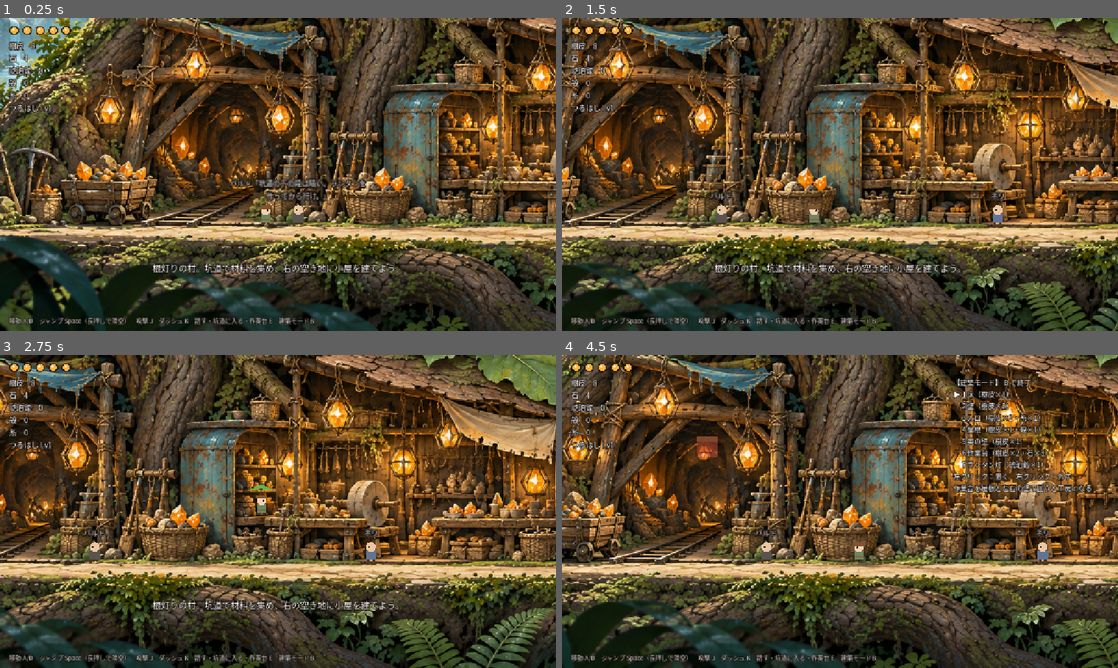
Above: before the commit, frames 1-4 (two rows, left to right).
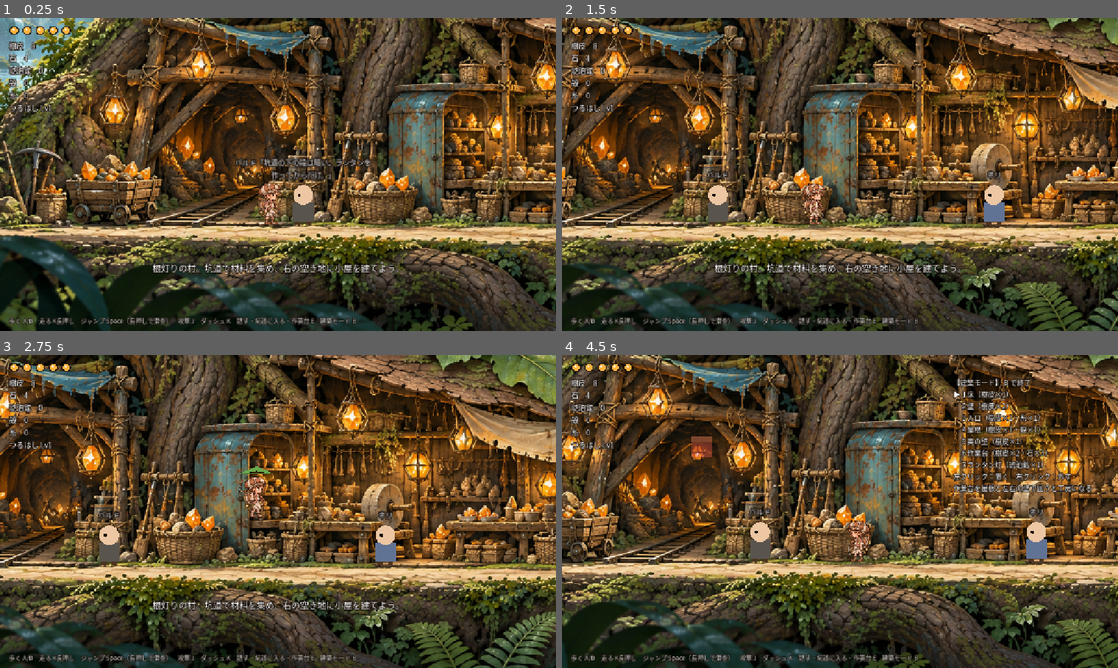
Above: after the commit, the same moments.

Repository: Michi0808/kobito_2D
Game: Godot game, scene res://scenes/village.tscn
The game is run twice, just before and just after one commit, with the same random seed, the same clock (stepped at 60 frames per second) and the same inputs.
Inputs (mouse positions are in pixels of both pictures, inside the frame that each line leads up to):
- Up to frame 1 (0.25 s): no input
- Up to frame 2 (1.5 s): tap Enter at 0.5 s; move the mouse to (962, 158) at 0.52 s; hold D (move_right) 0.53-1.25 s; hold K (dash) 0.53-1.25 s; tap J (attack) at 0.6 s; click (962, 158) at 0.67 s; tap Space (jump) at 0.77, 1.07 s; drag from (728, 190) to (812, 237) at 1.27 s
- Up to frame 3 (2.75 s): move the mouse to (333, 442) at 2.02 s; hold D (move_right) from 2.03 s (still down); hold Space (jump) from 2.03 s (still down); tap J (attack) at 2.3 s
- Up to frame 4 (4.5 s): release D (move_right) at 2.75 s; release Space (jump) at 2.75 s; drag from (812, 574) to (673, 464) at 2.77 s; move the mouse to (1006, 558) at 3.52 s; hold A (move_left) 3.53-4.25 s; hold B (build_mode) 3.53-4.25 s; tap Space (jump) at 3.77, 3.8, 4.07 s; drag from (673, 464) to (756, 433) at 4.27 s

The runs differ from the first frame. In frame 1, 52% of the frame differs, in the area x 0-100%, y 0-100%; in frame 2, 48%; in frame 3, 66%; in frame 4, 55%.

Commit message:
主人公の切り絵アニメ（歩行・走行・ジャンプ・横振り・縦振り）とBGMの差し込み口
Co-Authored-By: Claude Opus 5.5 (1M context) <noreply@anthropic.com>
Claude-Session: https://claude.ai/code/session_01VxtsWK7xuDyo9qaztgoSz4

Diff:
--- /dev/null
+++ b/art/player/rig.json
@@ -0,0 +1,79 @@
+{
+ "scale": 0.12,
+ "parts": {
+  "body": {
+   "pivot": [
+    42.24,
+    132.6
+   ],
+   "origin": [
+    0.0,
+    0.0
+   ],
+   "size": [
+    74,
+    109
+   ]
+  },
+  "arm": {
+   "pivot": [
+    8.28,
+    3.36
+   ],
+   "origin": [
+    -14.16,
+    -61.08
+   ],
+   "size": [
+    15,
+    26
+   ]
+  },
+  "leg_back": {
+   "pivot": [
+    11.16,
+    4.68
+   ],
+   "origin": [
+    -10.2,
+    -23.64
+   ],
+   "size": [
+    20,
+    28
+   ]
+  },
+  "leg_front": {
+   "pivot": [
+    10.56,
+    4.68
+   ],
+   "origin": [
+    9.36,
+    -23.64
+   ],
+   "size": [
+    24,
+    28
+   ]
+  },
+  "pickaxe": {
+   "pivot": [
+    22.8,
+    42.24
+   ],
+   "origin": [
+    0,
+    0
+   ],
+   "size": [
+    46,
+    47
+   ]
+  }
+ },
+ "grip": [
+  -2.64,
+  18.0
+ ]
+}
--- a/scripts/creature.gd
+++ b/scripts/creature.gd
@@ -85,7 +85,7 @@
 	if p == null or not is_instance_valid(p) or contact_damage <= 0:
 		return
 	var d := p.global_position - global_position
-	if absf(d.x) < size.x / 2.0 + 8.0 and absf(d.y) < size.y / 2.0 + 12.0:
+	if absf(d.x) < size.x / 2.0 + 8.0 and absf(d.y) < size.y / 2.0 + Player.BODY.y / 2.0 - 2.0:
 		p.take_damage(contact_damage, global_position)
 
 
--- a/scripts/game.gd
+++ b/scripts/game.gd
@@ -45,17 +45,21 @@
 ## 場面が切り替わった直後に表示するメッセージ
 var queued_message := ""
 var saving_enabled := true
+var bgm: AudioStreamPlayer
 
 
 func _ready() -> void:
 	_setup_input()
 	_setup_theme()
+	_setup_bgm()
 	load_game()
 	var args := OS.get_cmdline_user_args()
 	if "--smoke" in args:
 		add_child(load("res://tests/smoke.gd").new())
 	elif "--shots" in args:
 		add_child(load("res://tests/shots.gd").new())
+	elif "--poses" in args:
+		add_child(load("res://tests/poses.gd").new())
 
 
 # ---- 持ち物 ----
@@ -254,6 +258,20 @@
 		InputMap.action_add_event(action, m)
 
 
+## audio/main_bgm.ogg（または .mp3 / .wav）を置くと、村でも坑道でもずっと流れる
+func _setup_bgm() -> void:
+	bgm = AudioStreamPlayer.new()
+	bgm.volume_db = -6.0
+	add_child(bgm)
+	for ext in ["ogg", "mp3", "wav"]:
+		var path: String = "res://audio/main_bgm." + ext
+		if ResourceLoader.exists(path):
+			bgm.stream = load(path)
+			bgm.finished.connect(bgm.play)
+			bgm.play()
+			return
+
+
 func _setup_theme() -> void:
 	ui_theme = Theme.new()
 	var font := SystemFont.new()
--- a/scripts/mine.gd
+++ b/scripts/mine.gd
@@ -47,7 +47,7 @@
 	var start_cell := generate()
 
 	player = Player.new()
-	player.position = Vector2(start_cell) * T + Vector2(T / 2.0, T - 14.0)
+	player.position = Vector2(start_cell) * T + Vector2(T / 2.0, T - Player.BODY.y / 2.0)
 	add_child(player)
 	player.set_camera_limits(Rect2(0, -T * 4, map_w * T, (map_h + 4) * T))
 
@@ -58,7 +58,7 @@
 
 	hud = HUD.new()
 	add_child(hud)
-	hud.set_hint("移動 A/D・←→　ジャンプ Space（落ちながら長押しで滑空）　攻撃・掘る J（W/Sで上下）　ダッシュ K　村へ帰る E長押し")
+	hud.set_hint("歩く A/D　走る K長押し　ジャンプ Space（落ちながら長押しで滑空）　攻撃・掘る J（W/Sで上下）　ダッシュ K　村へ帰る E長押し")
 	if not Game.has_lantern:
 		Game.post("坑道に入った。下＋攻撃で足元を掘れる。奥は暗いので、ランタンがあると心強い。")
 	else:
--- a/scripts/npc.gd
+++ b/scripts/npc.gd
@@ -20,7 +20,7 @@
 	label = Label.new()
 	label.theme = Game.ui_theme
 	label.add_theme_font_size_override("font_size", 11)
-	label.position = Vector2(-110, -64)
+	label.position = Vector2(-110, -96)
 	label.size = Vector2(220, 40)
 	label.horizontal_alignment = HORIZONTAL_ALIGNMENT_CENTER
 	label.vertical_alignment = VERTICAL_ALIGNMENT_BOTTOM
@@ -38,6 +38,8 @@
 
 
 func _draw() -> void:
+	# 仮の図形を主人公の大きさに合わせて2倍で描く
+	draw_set_transform(Vector2(0, -13), 0.0, Vector2(2, 2))
 	draw_rect(Rect2(-6, 9, 4, 4), Color(0.3, 0.2, 0.12))
 	draw_rect(Rect2(2, 9, 4, 4), Color(0.3, 0.2, 0.12))
 	draw_rect(Rect2(-8, -4, 16, 14), coat)
--- a/scripts/player.gd
+++ b/scripts/player.gd
@@ -1,9 +1,10 @@
 class_name Player
 extends CharacterBody2D
-## 主人公（リネ族の小人）。走る・跳ぶ・滑空・ダッシュ・攻撃（＝つるはしで掘る）。
-## 絵は仮の図形。あとでパーツ分けした手描き絵＋Skeleton2D に差し替える。
-
-const RUN_SPEED := 175.0
+## 主人公（リネ族の小人）。歩く・走る・跳ぶ・滑空・ダッシュ・攻撃（＝つるはしで掘る）。
+## 見た目は PlayerVisual（キャラ絵をパーツ分けした切り絵アニメ）。
+
+const WALK_SPEED := 115.0
+const RUN_SPEED := 190.0
 const ACCEL := 1500.0
 const FRICTION := 1800.0
 const GRAVITY := 1150.0
@@ -16,7 +17,7 @@
 const COYOTE_TIME := 0.1
 const JUMP_BUFFER := 0.12
 const ATTACK_COOLDOWN := 0.26
-const BODY := Vector2(18, 26)
+const BODY := Vector2(22, 54)
 
 var hp := 5
 var facing := 1
@@ -34,6 +35,7 @@
 var controls_locked := false
 var camera: Camera2D
 var light: PointLight2D
+var visual: PlayerVisual
 
 
 func _ready() -> void:
@@ -47,6 +49,10 @@
 	sh.size = BODY
 	cs.shape = sh
 	add_child(cs)
+
+	visual = PlayerVisual.new()
+	visual.position = Vector2(0, BODY.y / 2.0)
+	add_child(visual)
 
 	# ホロウナイト風：少し遅れて追いかけ、向いている方を多めに見せるカメラ
 	camera = Camera2D.new()
@@ -127,7 +133,9 @@
 		if input_x != 0.0:
 			facing = 1 if input_x > 0.0 else -1
 		var rate := ACCEL if input_x != 0.0 else FRICTION
-		velocity.x = move_toward(velocity.x, input_x * RUN_SPEED, rate * delta)
+		# ダッシュボタンを押し続けると走る
+		var speed := RUN_SPEED if Input.is_action_pressed("dash") and not controls_locked else WALK_SPEED
+		velocity.x = move_toward(velocity.x, input_x * speed, rate * delta)
 
 		if jump_buf > 0.0 and coyote > 0.0:
 			velocity.y = JUMP_VELOCITY
@@ -158,8 +166,30 @@
 			Game.level.on_interact()
 
 	move_and_slide()
-	camera.offset.x = lerpf(camera.offset.x, facing * 48.0, 2.0 * delta)
+	# 向いている方を多めに見せる（offset だと画面端の制限を越えるので位置をずらす）
+	camera.position.x = lerpf(camera.position.x, facing * 48.0, 2.0 * delta)
+	_update_visual()
 	queue_redraw()
+
+
+func _update_visual() -> void:
+	visual.set_facing(facing)
+	var m := PlayerVisual.Move.IDLE
+	if gliding:
+		m = PlayerVisual.Move.GLIDE
+	elif not is_on_floor():
+		m = PlayerVisual.Move.RISE if velocity.y < 0.0 else PlayerVisual.Move.FALL
+	elif dash_t > 0.0 or absf(velocity.x) > (WALK_SPEED + RUN_SPEED) / 2.0:
+		m = PlayerVisual.Move.RUN
+	elif absf(velocity.x) > 15.0:
+		m = PlayerVisual.Move.WALK
+	visual.move = m
+	var a := 1.0
+	if invuln > 0.0 and int(invuln * 20.0) % 2 == 0:
+		a = 0.35
+	if hp <= 0:
+		a = 0.5
+	visual.modulate.a = a
 
 
 func _attack() -> void:
@@ -171,14 +201,16 @@
 		attack_dir = Vector2.DOWN
 	else:
 		attack_dir = Vector2(facing, 0)
+	visual.start_swing("side" if attack_dir.y == 0.0 else ("down" if attack_dir.y > 0.0 else "up"))
 	var power: int = Game.pick_level
 
 	# 生き物に当たったか
 	var shape := RectangleShape2D.new()
-	shape.size = Vector2(34, 26) if attack_dir.y == 0.0 else Vector2(26, 34)
+	shape.size = Vector2(36, 52) if attack_dir.y == 0.0 else Vector2(32, 36)
+	var reach := 26.0 if attack_dir.y == 0.0 else BODY.y / 2.0 + 12.0
 	var q := PhysicsShapeQueryParameters2D.new()
 	q.shape = shape
-	q.transform = Transform2D(0.0, global_position + attack_dir * 24.0)
+	q.transform = Transform2D(0.0, global_position + attack_dir * reach)
 	q.collision_mask = 4
 	var hit_creature := false
 	for h in get_world_2d().direct_space_state.intersect_shape(q, 8):
@@ -197,8 +229,14 @@
 
 	# 何もいなければ、その方向の壁を掘る
 	if Game.level != null and Game.level.has_method("hit_tile"):
-		if Game.level.hit_tile(global_position + attack_dir * 26.0, power) and attack_dir.y == 0.0:
-			velocity.x = -facing * 40.0
+		if attack_dir.y == 0.0:
+			# 体の高さ（2マス弱）ぶん、頭の高さと足の高さの両方を掘る
+			var hit_low: bool = Game.level.hit_tile(global_position + Vector2(facing * 28.0, 10.0), power)
+			var hit_high: bool = Game.level.hit_tile(global_position + Vector2(facing * 28.0, -10.0), power)
+			if hit_low or hit_high:
+				velocity.x = -facing * 40.0
+		else:
+			Game.level.hit_tile(global_position + attack_dir * (BODY.y / 2.0 + 14.0), power)
 
 
 func take_damage(amount: int, from: Vector2) -> void:
@@ -220,32 +258,13 @@
 
 
 func _draw() -> void:
-	var a := 1.0
-	if invuln > 0.0 and int(invuln * 20.0) % 2 == 0:
-		a = 0.35
-	if hp <= 0:
-		a = 0.5
-	var f := float(facing)
-	# 葉のグライダー
+	# 葉のグライダー（頭の上で持つ）
 	if gliding:
-		draw_colored_polygon(PackedVector2Array([Vector2(-22, -24), Vector2(0, -34), Vector2(22, -24), Vector2(0, -27)]), Color(0.4, 0.7, 0.3, a))
-		draw_line(Vector2(0, -28), Vector2(0, -12), Color(0.35, 0.25, 0.15, a), 1.5)
-	# 足
-	draw_rect(Rect2(-6, 9, 4, 4), Color(0.3, 0.2, 0.12, a))
-	draw_rect(Rect2(2, 9, 4, 4), Color(0.3, 0.2, 0.12, a))
-	# 胴（麻布の服）
-	draw_rect(Rect2(-7, -4, 14, 14), Color(0.42, 0.52, 0.38, a))
-	draw_rect(Rect2(-7, 4, 14, 2), Color(0.55, 0.38, 0.22, a))
-	# 頭とどんぐりの帽子
-	draw_circle(Vector2(0, -9), 7.0, Color(0.96, 0.82, 0.68, a))
-	draw_rect(Rect2(-8, -18, 16, 6), Color(0.5, 0.33, 0.18, a))
-	draw_rect(Rect2(-1, -21, 2, 3), Color(0.4, 0.26, 0.14, a))
-	draw_circle(Vector2(f * 3.0, -9), 1.5, Color(0.1, 0.07, 0.05, a))
-	# ランタン
-	if Game.has_lantern:
-		draw_line(Vector2(-f * 7, -2), Vector2(-f * 10, 2), Color(0.3, 0.2, 0.1, a), 1.0)
-		draw_circle(Vector2(-f * 10, 5), 3.5, Color(1.0, 0.72, 0.25, a))
-	# つるはしの振り
+		var top := BODY.y / 2.0 - 74.0
+		draw_colored_polygon(PackedVector2Array([Vector2(-26, top + 6), Vector2(0, top - 6), Vector2(26, top + 6), Vector2(0, top + 2)]), Color(0.42, 0.66, 0.3))
+		draw_line(Vector2(-22, top + 5), Vector2(22, top + 5), Color(0.3, 0.48, 0.2), 1.5)
+	# 振り抜いた軌跡
 	if attack_show > 0.0:
 		var ang := attack_dir.angle()
-		draw_arc(attack_dir * 16.0, 16.0, ang - 1.1, ang + 1.1, 10, Color(1.0, 0.95, 0.75, 0.85), 3.0)
+		var c := attack_dir * 18.0 + (Vector2(0, -4) if attack_dir.y == 0.0 else Vector2.ZERO)
+		draw_arc(c, 18.0, ang - 1.0, ang + 1.0, 10, Color(1.0, 0.95, 0.75, 0.55), 2.0)
--- /dev/null
+++ b/scripts/player_visual.gd
@@ -0,0 +1,147 @@
+class_name PlayerVisual
+extends Node2D
+## 主人公の絵を動かす。1枚絵を 体・腕（ひじから先）・脚2本・つるはし に分け（art/player/）、
+## それぞれを関節で回して 待機・歩行・走行・ジャンプ・滑空・横振り・縦振り を作る（切り絵アニメ）。
+## 原点は足元の中心。数値はパーツを切り出したときの座標（art/player/rig.json と同じ）。
+
+const DIR := "res://art/player/"
+## 絵の大きさ（パーツは原画の 0.12 倍で書き出してあり、それをさらにこの倍率で表示する）
+const GAME_SCALE := 0.48
+const PARTS := {
+	"body": {"pivot": Vector2(42.24, 132.6), "origin": Vector2(0, 0)},
+	"arm": {"pivot": Vector2(8.28, 3.36), "origin": Vector2(-14.16, -61.08)},
+	"leg_back": {"pivot": Vector2(11.16, 4.68), "origin": Vector2(-10.2, -23.64)},
+	"leg_front": {"pivot": Vector2(10.56, 4.68), "origin": Vector2(9.36, -23.64)},
+	"pickaxe": {"pivot": Vector2(22.8, 42.24), "origin": Vector2(0, 0)},
+}
+## 腕の軸から見た、つるはしを握る位置
+const GRIP := Vector2(-2.64, 18.0)
+const SWING_TIME := 0.22
+
+enum Move { IDLE, WALK, RUN, RISE, FALL, GLIDE }
+
+var move := Move.IDLE
+var facing := 1
+var t := 0.0
+var swing_t := 0.0
+## "side"=横振り（戦闘・横の採掘）, "down"=縦振り（足元を掘る）, "up"=上を掘る
+var swing_kind := "side"
+
+var upper: Node2D      # 体と腕（傾ける・上下に揺らす）
+var body: Node2D
+var arm: Node2D
+var pick: Node2D
+var leg_back: Node2D
+var leg_front: Node2D
+
+
+func _ready() -> void:
+	leg_back = _joint("leg_back", self)
+	leg_front = _joint("leg_front", self)
+	upper = Node2D.new()
+	add_child(upper)
+	body = _joint("body", upper)
+	arm = _joint("arm", upper)
+	pick = _joint("pickaxe", arm)
+	pick.position = GRIP
+	# 手が柄の手前に来るように、つるはしは腕の絵より先（後ろ）に描く
+	arm.move_child(pick, 0)
+	_apply_scale()
+
+
+func _joint(part: String, parent: Node) -> Node2D:
+	var j := Node2D.new()
+	j.position = PARTS[part]["origin"]
+	var s := Sprite2D.new()
+	s.texture = load(DIR + part + ".png")
+	s.centered = false
+	s.position = -PARTS[part]["pivot"]
+	j.add_child(s)
+	parent.add_child(j)
+	return j
+
+
+func _apply_scale() -> void:
+	scale = Vector2(GAME_SCALE * facing, GAME_SCALE)
+
+
+func set_facing(f: int) -> void:
+	if f != facing:
+		facing = f
+		_apply_scale()
+
+
+func start_swing(kind: String) -> void:
+	swing_kind = kind
+	swing_t = SWING_TIME
+
+
+func is_swinging() -> bool:
+	return swing_t > 0.0
+
+
+func _process(delta: float) -> void:
+	t += delta
+	swing_t = maxf(swing_t - delta, 0.0)
+
+	var leg_a := 0.0       # 脚の振り（度）
+	var bob := 0.0         # 上下の揺れ
+	var lean := 0.0        # 体の前傾（度）
+	var arm_rest := -12.0  # 振っていないときの腕
+	var stretch := 1.0
+	match move:
+		Move.IDLE:
+			stretch = 1.0 + 0.012 * sin(t * 2.4)
+			arm_rest = -8.0 + 3.0 * sin(t * 2.4)
+		Move.WALK:
+			var ph := t * 9.0
+			leg_a = 22.0 * sin(ph)
+			bob = -absf(sin(ph)) * 3.0
+			arm_rest = -12.0 - 14.0 * sin(ph)
+		Move.RUN:
+			var ph := t * 15.0
+			leg_a = 28.0 * sin(ph)
+			bob = -absf(sin(ph)) * 5.0
+			lean = 7.0
+			arm_rest = -30.0 - 30.0 * sin(ph)
+		Move.RISE:
+			leg_back.rotation_degrees = 18.0
+			leg_front.rotation_degrees = -30.0
+			arm_rest = -60.0
+			stretch = 1.04
+		Move.FALL:
+			arm_rest = -100.0
+		Move.GLIDE:
+			# 葉のグライダーを頭の上で持つ
+			arm_rest = 175.0
+			leg_a = 8.0 * sin(t * 3.0)
+
+	if move != Move.RISE:
+		leg_back.rotation_degrees = leg_a
+		leg_front.rotation_degrees = -leg_a
+	upper.position.y = bob
+	upper.rotation_degrees = lean
+	upper.scale = Vector2(1.0, stretch)
+
+	if swing_t > 0.0:
+		var p := 1.0 - swing_t / SWING_TIME
+		# 最初の3割で振りかぶり、残りで一気に振り抜く
+		var k := 0.0 if p < 0.3 else ease((p - 0.3) / 0.7, 0.35)
+		var from := 0.0
+		var to := 0.0
+		match swing_kind:
+			"side":
+				from = 70.0
+				to = -105.0
+			"down":
+				from = 185.0
+				to = 300.0
+			"up":
+				from = -20.0
+				to = -175.0
+		arm.rotation_degrees = lerpf(from, to, k)
+		pick.rotation_degrees = 150.0
+	else:
+		arm.rotation_degrees = lerpf(arm.rotation_degrees, arm_rest, minf(1.0, delta * 14.0))
+		# 持ち歩くときは刃を前に向けて肩に担ぐ
+		pick.rotation_degrees = lerpf(pick.rotation_degrees, 115.0, minf(1.0, delta * 14.0))
--- a/scripts/village.gd
+++ b/scripts/village.gd
@@ -76,12 +76,12 @@
 	add_child(_npc("ルカ", "おかえり。まずは食べて休みな。", Color(0.55, 0.42, 0.3), 1700.0))
 
 	player = Player.new()
-	player.position = Vector2(ENTRANCE_PX + 60.0, GROUND_Y * T - 14)
+	player.position = Vector2(ENTRANCE_PX + 60.0, GROUND_Y * T - Player.BODY.y / 2.0)
 	add_child(player)
 	player.light.enabled = false
 	player.set_camera_limits(Rect2(0, BASE_TOP, WIDTH * T, 746))
 
-	hud.set_hint("移動 A/D　ジャンプ Space（長押しで滑空）　攻撃 J　ダッシュ K　話す・坑道に入る・作業台 E　建築モード B")
+	hud.set_hint("歩く A/D　走る K長押し　ジャンプ Space（長押しで滑空）　攻撃 J　ダッシュ K　話す・坑道に入る・作業台 E　建築モード B")
 	if Game.queued_message == "" and Game.built.is_empty():
 		Game.post("根灯りの村。坑道で材料を集め、右の空き地に小屋を建てよう。")
 
--- /dev/null
+++ b/tests/poses.gd
@@ -0,0 +1,60 @@
+extends Node
+## 主人公のアニメの各コマを撮る（見た目の確認用）。 godot --path . -- --poses <出力フォルダ>
+
+var out := ""
+
+
+func _ready() -> void:
+	Game.saving_enabled = false
+	var args := OS.get_cmdline_user_args()
+	out = args[args.find("--poses") + 1]
+	_run.call_deferred()
+
+
+func _run() -> void:
+	for i in 20:
+		await get_tree().process_frame
+	var p: Player = Game.player
+	p.set_physics_process(false)
+	p.global_position = Vector2(1300, 16 * 32 - 27)
+	p.camera.zoom = Vector2(6, 6)
+	p.camera.position = Vector2(0, -10)
+	p.camera.position_smoothing_enabled = false
+	Game.level.hud.visible = false
+	var v: PlayerVisual = p.visual
+	v.set_process(false)
+	var poses := [
+		["idle", PlayerVisual.Move.IDLE, [0.0]],
+		["walk", PlayerVisual.Move.WALK, [0.0, 0.08, 0.17, 0.26, 0.35, 0.44]],
+		["run", PlayerVisual.Move.RUN, [0.0, 0.05, 0.1, 0.15, 0.2, 0.25]],
+		["jump", PlayerVisual.Move.RISE, [0.0]],
+		["fall", PlayerVisual.Move.FALL, [0.0]],
+	]
+	for pose in poses:
+		v.move = pose[1]
+		var i := 0
+		for tt in pose[2]:
+			v.t = tt
+			for k in 20:
+				v.t = tt
+				v._process(0.05)
+				v.t = tt
+			await _shot("%s_%d" % [pose[0], i])
+			i += 1
+	v.move = PlayerVisual.Move.IDLE
+	for kind in ["side", "down"]:
+		for i in 6:
+			v.swing_kind = kind
+			v.swing_t = PlayerVisual.SWING_TIME * (1.0 - (0.1 + i * 0.17))
+			v._process(0.0)
+			await _shot("%s_%d" % [kind, i])
+	get_tree().quit()
+
+
+func _shot(name: String) -> void:
+	await get_tree().process_frame
+	await get_tree().process_frame
+	var img := get_viewport().get_texture().get_image()
+	img.crop(1280, 720)
+	img = img.get_region(Rect2i(440, 60, 400, 600))
+	img.save_png(out.path_join(name + ".png"))
--- a/tests/shots.gd
+++ b/tests/shots.gd
@@ -26,7 +26,7 @@
 func _run() -> void:
 	await frames(40)
 	await shot("00_village_market")
-	Game.player.global_position = Vector2(1300, 16 * 32 - 14)
+	Game.player.global_position = Vector2(1300, 16 * 32 - 27)
 	await frames(60)
 	await shot("00b_village_shops")
 	var b: BuildSystem = Game.level.build
@@ -45,7 +45,7 @@
 	b.place("wall", Vector2i(85, 15))
 	b.place("bench", Vector2i(80, 15))
 	b.place("lamp", Vector2i(78, 14))
-	Game.player.global_position = Vector2(80 * 32, 16 * 32 - 14)
+	Game.player.global_position = Vector2(80 * 32, 16 * 32 - 27)
 	await frames(40)
 	await shot("01_village")
 	b.toggle()
Binary file added: art/player/arm.png
Not shown, added: art/player/arm.png.import
Binary file added: art/player/body.png
Not shown, added: art/player/body.png.import
Binary file added: art/player/leg_back.png
Not shown, added: art/player/leg_back.png.import
Binary file added: art/player/leg_front.png
Not shown, added: art/player/leg_front.png.import
Binary file added: art/player/pickaxe.png
Not shown, added: art/player/pickaxe.png.import
Binary file added: art/player_source.png
Not shown, added: art/player_source.png.import
(and 5 more such lines)
